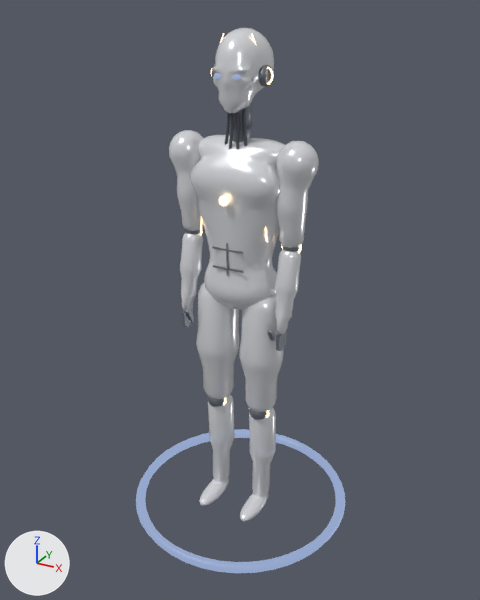
Renders of the glTF model internal/web/static/office/sets/modern/Char_Android_Agent.gltf from each side of a commit.
One viewpoint serves both versions: a 50 mm lens placed at (1.088, -1.983, 1.897), pointed at (0.001, -0.006, 0.908). Every picture has the same lights, and +X, +Y and +Z are marked at lower left. The older version comes first. Where no turn or scale is listed for an object, it has been applied to the vertices. Vertices at exactly the same position are counted once.

The first picture shows 'Agent_Arm_L', 'Agent_Arm_R', 'Agent_Forearm_L', 'Agent_Forearm_R', 'Agent_Head', 'Agent_Leg_L', 'Agent_Leg_R', 'Agent_Shin_L', 'Agent_Shin_R', 'Char_Android_Agent'.
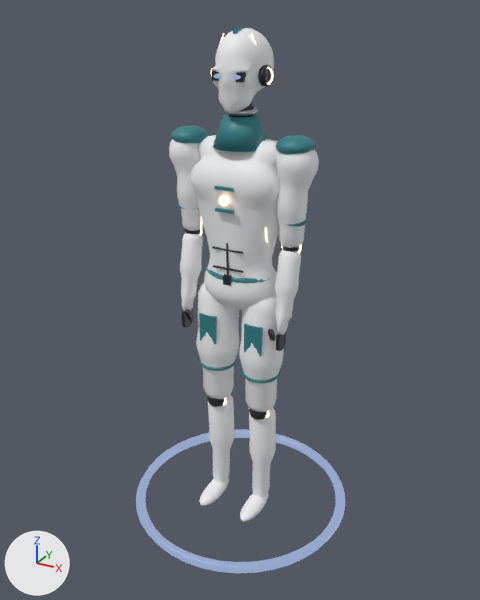
Edits to the bpy script that builds the scene:
```text
Change mat_rs_android_core:
    mat_rs_android_core.base_color: (0.212, 0.235, 0.27) -> (0.0331, 0.0382, 0.0467)  # grey #7f858e -> dark grey #33373d
Change mat_rs_android_shell_white:
    mat_rs_android_shell_white.metallic: 0.35 -> 0.0
    mat_rs_android_shell_white.roughness: 0.22 -> 0.55
Change me_char_android_agent:
    remove me_char_android_agent.from_pydata(...)  # 1162 vertices, 2276 faces; spans x -0.44..0.44, y -0.44..0.44, z 0.0..1.6
    add me_char_android_agent.from_pydata(...)  # 1402 vertices, 2740 faces; spans x -0.44..0.44, y -0.44..0.44, z 0.0..1.6
    me_char_android_agent part 1: a new loose piece, a 16-sided cut cone along z (radius 0.098 at the low end, 0.06 at the high end) spanning x -0.098..0.098, y -0.093..0.103, z 1.47..1.57, in mat_rs_neon_accent (cyan #2f7f86)
    me_char_android_agent part 2: a new loose piece, a box spanning x -0.035..0.035, y -0.117..-0.107, z 1.27..1.28, in mat_rs_neon_accent (cyan #2f7f86)
    me_char_android_agent part 3: a new loose piece of 80 vertices spanning x -0.05..0.05, y -0.05..0.06, z 1.58..1.59, in mat_rs_trim (light grey #b9bdc3)
    me_char_android_agent part 4: 2 vertices moved within x 0.01..0.13, y -0.1..0.03, z 1.0..1.02; 152 vertices added at x -0.13..0.13, y -0.1..0.1, z 1.0..1.04
    me_char_android_agent part 5: 1 vertex moved within x 0.04, y -0.11, z 1.35; 93 vertices removed from x -0.05..0.05, y -0.05..0.04, z 1.44..1.6; 29 vertices added at x -0.05..0.05, y -0.12..0.05, z 1.35..1.6
    other edits to the shape of me_char_android_agent do not show in these pictures
    remove me_char_android_agent.materials.append(mat_rs_android_cable)  # dark grey #555a62
    add me_char_android_agent.materials.append(mat_rs_trim)  # light grey #b9bdc3
    add me_char_android_agent.materials.append(mat_rs_neon_accent)  # cyan #2f7f86
Change me_agent_arm_l:
    remove me_agent_arm_l.from_pydata(...)  # 162 vertices, 320 faces; spans x -0.049..0.087, y -0.071..0.072, z -0.312..0.057
    add me_agent_arm_l.from_pydata(...)  # 280 vertices, 552 faces; spans x -0.054..0.087, y -0.071..0.072, z -0.312..0.073
    me_agent_arm_l part 6: a new loose piece, a UV sphere (12 segments, 6 rings, poles along y) spanning x -0.054..0.078, y -0.069..0.069, z 0.007..0.073, in mat_rs_neon_accent (cyan #2f7f86)
    me_agent_arm_l part 7: a new loose piece of 56 vertices spanning x -0.043..0.063, y -0.052..0.052, z -0.218..-0.202, in mat_rs_neon_accent (cyan #2f7f86)
    add me_agent_arm_l.materials.append(mat_rs_neon_accent)  # cyan #2f7f86
Change me_agent_arm_r:
    remove me_agent_arm_r.from_pydata(...)  # 162 vertices, 320 faces; spans x -0.088..0.049, y -0.071..0.071, z -0.312..0.056
    add me_agent_arm_r.from_pydata(...)  # 280 vertices, 552 faces; spans x -0.088..0.054, y -0.071..0.071, z -0.312..0.073
    me_agent_arm_r part 8: a new loose piece, a UV sphere (12 segments, 6 rings, poles along y) spanning x -0.078..0.054, y -0.069..0.069, z 0.007..0.073, in mat_rs_neon_accent (cyan #2f7f86)
    other edits to the shape of me_agent_arm_r do not show in these pictures
    add me_agent_arm_r.materials.append(mat_rs_neon_accent)  # cyan #2f7f86
Change me_agent_head:
    remove me_agent_head.from_pydata(...)  # 642 vertices, 1252 faces; spans x -0.116..0.116, y -0.101..0.138, z -0.07..0.239
    add me_agent_head.from_pydata(...)  # 658 vertices, 1276 faces; spans x -0.116..0.116, y -0.101..0.138, z -0.07..0.239
    me_agent_head part 9: a new loose piece, a box spanning x -0.056..0.056, y -0.088..-0.068, z 0.086..0.114, in mat_rs_android_core (dark grey #33373d)
    me_agent_head part 10: a new loose piece, a box spanning x -0.006..0.006, y -0.04..0.08, z 0.209..0.239, in mat_rs_neon_accent (cyan #2f7f86)
    add me_agent_head.materials.append(mat_rs_neon_accent)  # cyan #2f7f86
Change me_agent_leg_l:
    remove me_agent_leg_l.from_pydata(...)  # 192 vertices, 380 faces; spans x -0.084..0.083, y -0.093..0.078, z -0.47..0.048
    add me_agent_leg_l.from_pydata(...)  # 264 vertices, 520 faces; spans x -0.084..0.083, y -0.093..0.078, z -0.47..0.048
    me_agent_leg_l part 11: a new loose piece, a box spanning x -0.035..0.035, y -0.084..-0.072, z -0.185..-0.075, in mat_rs_neon_accent (cyan #2f7f86)
    me_agent_leg_l part 12: a new loose piece of 64 vertices spanning x -0.075..0.075, y -0.085..0.065, z -0.309..-0.291, in mat_rs_neon_accent (cyan #2f7f86)
    add me_agent_leg_l.materials.append(mat_rs_neon_accent)  # cyan #2f7f86
Change me_agent_leg_r:
    remove me_agent_leg_r.from_pydata(...)  # 192 vertices, 380 faces; spans x -0.084..0.083, y -0.093..0.078, z -0.47..0.048
    add me_agent_leg_r.from_pydata(...)  # 264 vertices, 520 faces; spans x -0.084..0.083, y -0.093..0.078, z -0.47..0.048
    me_agent_leg_r part 13: a new loose piece, a box spanning x -0.035..0.035, y -0.084..-0.072, z -0.185..-0.075, in mat_rs_neon_accent (cyan #2f7f86)
    me_agent_leg_r part 14: a new loose piece of 64 vertices spanning x -0.075..0.075, y -0.085..0.065, z -0.309..-0.291, in mat_rs_neon_accent (cyan #2f7f86)
    add me_agent_leg_r.materials.append(mat_rs_neon_accent)  # cyan #2f7f86
```

Pixel boxes (x1, y1, x2, y2) of what changed, in the pictures (480 x 600 px):
'Char_Android_Agent', recoloured, surface changed, reshaped (grey to dark grey)
    before: (136, 108, 345, 573)
    after: (136, 106, 345, 573)
'Agent_Head', recoloured, surface changed, reshaped (grey to white)
    before: (211, 28, 274, 130)
    after: (211, 27, 274, 114)
'Agent_Leg_L', surface changed, reshaped
    both: (239, 294, 284, 412)
'Agent_Leg_R', surface changed, reshaped
    both: (196, 283, 239, 399)
'Agent_Arm_L', surface changed, reshaped
    before: (276, 141, 319, 248)
    after: (275, 135, 319, 248)
'Agent_Shin_L', recoloured, surface changed (grey to dark grey)
    both: (240, 408, 276, 522)
'Agent_Arm_R', surface changed, reshaped
    before: (169, 130, 203, 231)
    after: (169, 126, 209, 231)
'Agent_Shin_R', recoloured, surface changed (grey to dark grey)
    both: (199, 395, 235, 506)
'Agent_Forearm_L', recoloured, surface changed (grey to dark grey)
    both: (268, 244, 302, 351)
'Agent_Forearm_R', recoloured, surface changed (grey to dark grey)
    both: (180, 229, 203, 327)
part 1 of me_char_android_agent, added (cyan)
    after: (213, 114, 268, 152)
part 2 of me_char_android_agent, added
    after: (215, 208, 234, 214)
part 3 of me_char_android_agent, added
    after: (225, 107, 258, 116)
part 4 of me_char_android_agent, built on
    before: (220, 270, 277, 294)
    after: (207, 268, 277, 294)
part 5 of me_char_android_agent, built on
    before: (225, 108, 251, 195)
    after: (214, 106, 254, 195)
part 6 of me_agent_arm_l, added (cyan)
    after: (275, 135, 316, 154)
part 7 of me_agent_arm_l, added
    after: (277, 219, 308, 227)
part 8 of me_agent_arm_r, added (cyan)
    after: (171, 126, 209, 143)
part 9 of me_agent_head, added
    after: (212, 71, 246, 82)
part 10 of me_agent_head, added
    after: (233, 27, 254, 34)
part 11 of me_agent_leg_l, added (cyan)
    after: (244, 323, 263, 356)
part 12 of me_agent_leg_l, added
    after: (242, 370, 281, 383)
part 13 of me_agent_leg_r, added (cyan)
    after: (199, 313, 217, 344)
part 14 of me_agent_leg_r, added
    after: (199, 358, 237, 371)
